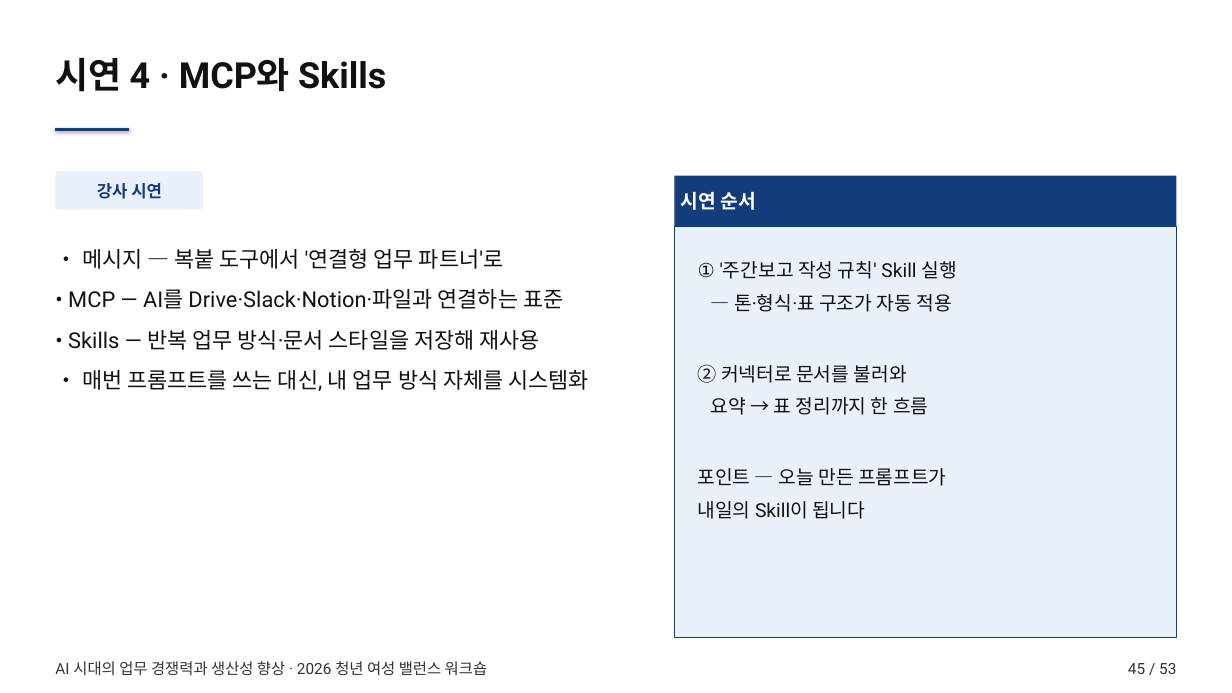
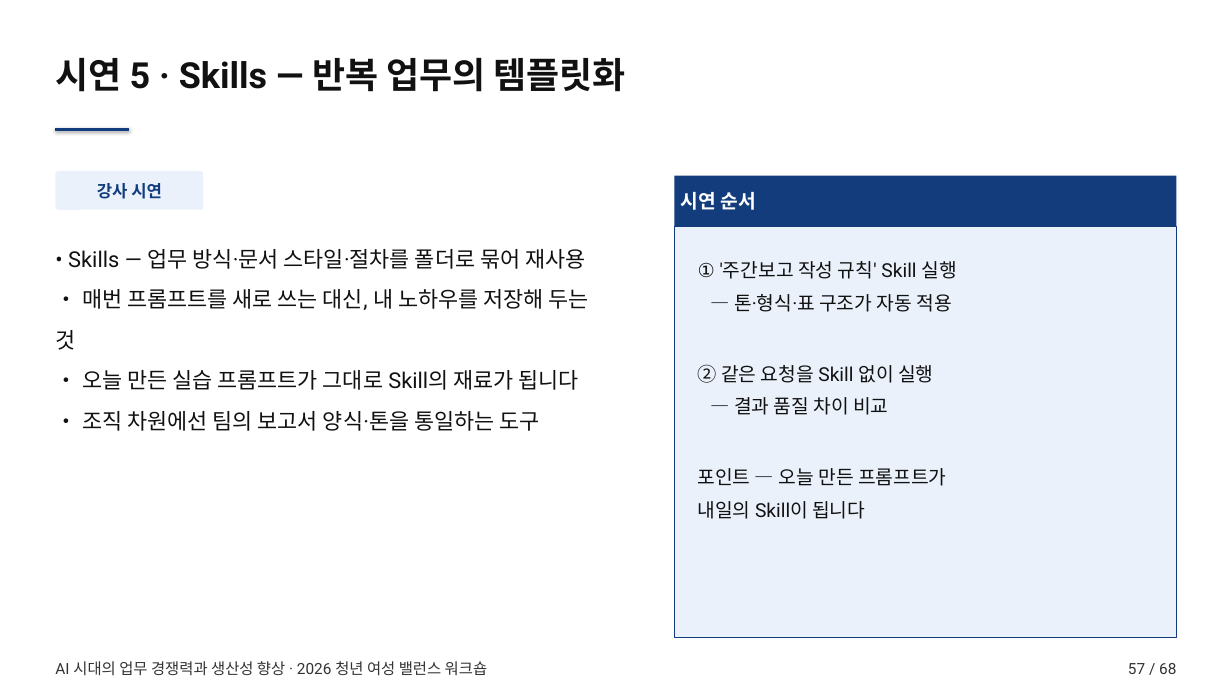
Before and after one commit to smilesjcha/how-to-work-better, a slide deck: slide 57 of lectures/20260723-worklife-ax-workshop/output/worklife-ax-workshop.pptx (slide 45 before the commit). Drawn at 1232x693 pixels with LibreOffice and Linux fonts; fonts in the diff are those of the drawing. Boxes give left, top, right and bottom in pixels: in the first picture for what was removed or moved away, otherwise in the second. Text is boxed around its words. In the diff, an @@ line names an element or a change of style, - is before the commit and + after.

```diff
--- a/lectures/20260723-worklife-ax-workshop/output/worklife-ax-workshop.pptx
+++ b/lectures/20260723-worklife-ax-workshop/output/worklife-ax-workshop.pptx
@@ text at (55,58,626,92): text changed @@
-시연 4 · MCP와 Skills
+시연 5 · Skills — 반복 업무의 템플릿화
@@ text at (55,249,589,431): text changed @@
-• 메시지 — 복붙 도구에서 '연결형 업무 파트너'로
-• MCP — AI를 Drive·Slack·Notion·파일과 연결하는 표준
-• Skills — 반복 업무 방식·문서 스타일을 저장해 재사용
-• 매번 프롬프트를 쓰는 대신, 내 업무 방식 자체를 시스템화
+• Skills — 업무 방식·문서 스타일·절차를 폴더로 묶어 재사용
+• 매번 프롬프트를 새로 쓰는 대신, 내 노하우를 저장해 두는 것
+• 오늘 만든 실습 프롬프트가 그대로 Skill의 재료가 됩니다
+• 조직 차원에선 팀의 보고서 양식·톤을 통일하는 도구
@@ text at (698,364,933,415): text changed @@
-② 커넥터로 문서를 불러와
-요약 → 표 정리까지 한 흐름
+② 같은 요청을 Skill 없이 실행
+— 결과 품질 차이 비교
@@ text at (1128,663,1176,674): text changed @@
-45 / 53
+57 / 68
```
Also in this commit, not shown: 51 other slides changed, 15 slides added, 6 other files.
